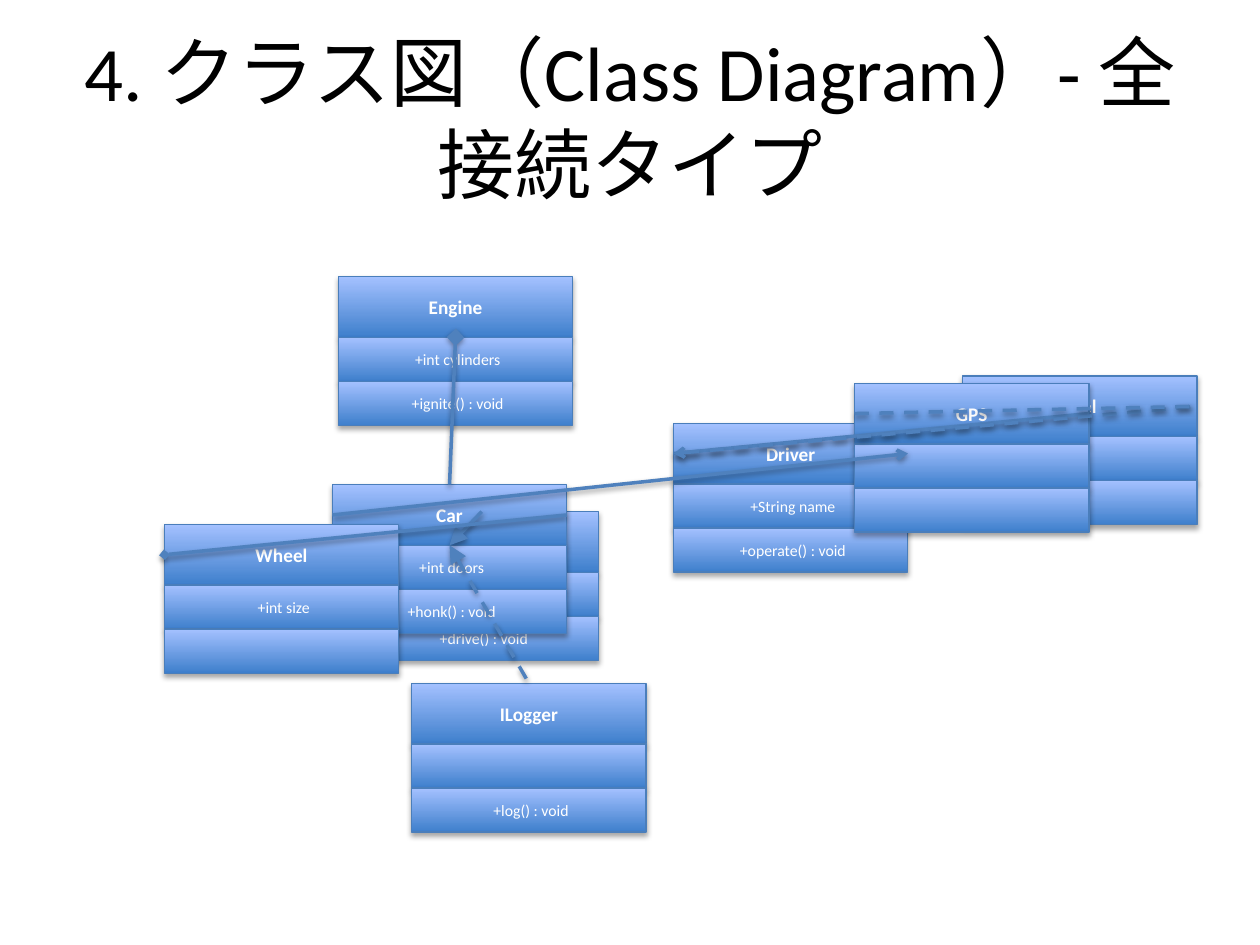
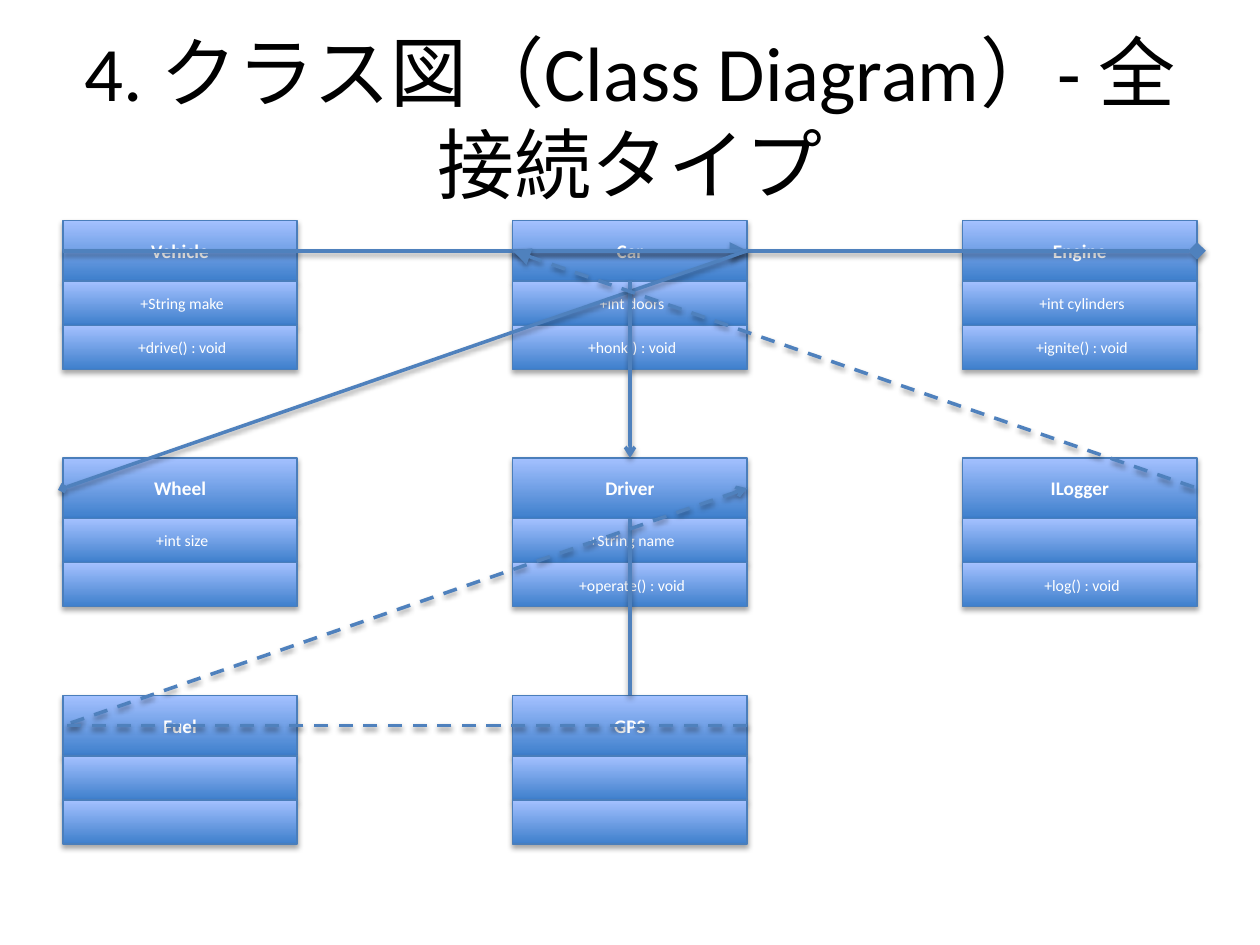
Before and after one commit to notfolder/qmd_to_pptx, a slide deck: slide 17 of demo_full.pptx. Drawn at 1260x945 pixels with LibreOffice and Linux fonts; fonts in the diff are those of the drawing. Boxes give left, top, right and bottom in pixels: in the first picture for what was removed or moved away, otherwise in the second. Text is boxed around its words. In the diff, an @@ line names an element or a change of style, - is before the commit and + after.

```diff
--- a/demo_full.pptx
+++ b/demo_full.pptx
@@ arrow moved from (567, 515) - (165, 554) to (747, 251) - (63, 488) @@
@@ arrow moved from (481, 512) - (450, 546) to (63, 251) - (747, 251) @@
@@ arrow moved from (450, 546) - (529, 683) to (513, 251) - (1197, 488) @@
@@ arrow moved from (450, 485) - (456, 338) to (513, 251) - (1197, 251) @@
@@ arrow moved from (908, 454) - (333, 515) to (630, 457) - (630, 281) @@
@@ 3 rectangles: place and size @@
-3 rectangles at [364, 512, 598, 660]
+3 rectangles at [63, 220, 297, 369]
@@ 3 rectangles: place and size @@
-3 rectangles at [333, 485, 567, 634]
+3 rectangles at [513, 220, 747, 369]
@@ 3 rectangles: place and size @@
-3 rectangles at [339, 277, 573, 426]
+3 rectangles at [963, 220, 1197, 369]
@@ arrow moved from (674, 454) - (1197, 406) to (747, 488) - (63, 726) @@
@@ 3 rectangles: place and size @@
-3 rectangles at [674, 423, 908, 572]
+3 rectangles at [513, 457, 747, 607]
@@ line moved from (674, 454) - (1089, 413) to (630, 519) - (630, 696) @@
@@ 3 rectangles: place and size @@
-3 rectangles at [412, 683, 646, 832]
+3 rectangles at [963, 457, 1197, 607]
@@ 3 rectangles: place and size @@
-3 rectangles at [165, 524, 399, 673]
+3 rectangles at [63, 457, 297, 607]
@@ rectangle "GPS": place and size @@
-rectangle "GPS" at [854, 383, 1089, 444]
+rectangle "GPS" at [513, 696, 747, 756]
@@ line moved from (854, 413) - (1197, 406) to (747, 726) - (63, 726) @@
@@ rectangle: place and size @@
-rectangle at [854, 444, 1089, 488]
+rectangle at [513, 756, 747, 800]
@@ 3 rectangles: place and size @@
-3 rectangles at [963, 375, 1197, 525]
+3 rectangles at [63, 696, 297, 844]
@@ rectangle: place and size @@
-rectangle at [854, 488, 1089, 532]
+rectangle at [513, 800, 747, 844]
```
Also in this commit, not shown: 5 other slides changed, 5 other files.
